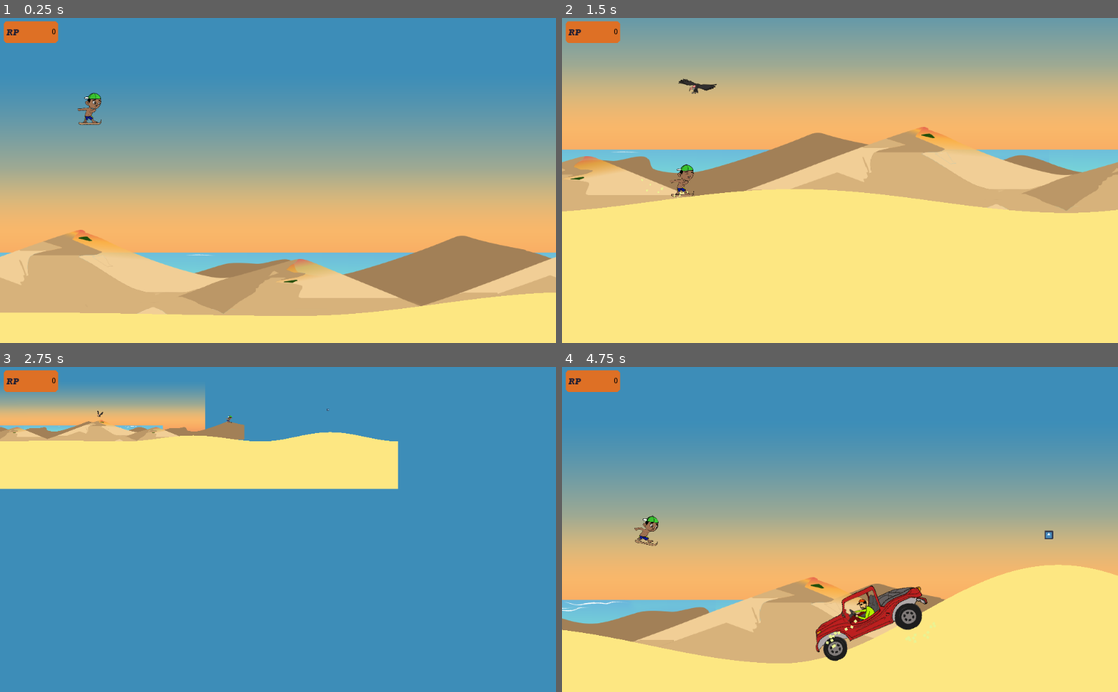
Above: before the commit, frames 1-4 (two rows, left to right).
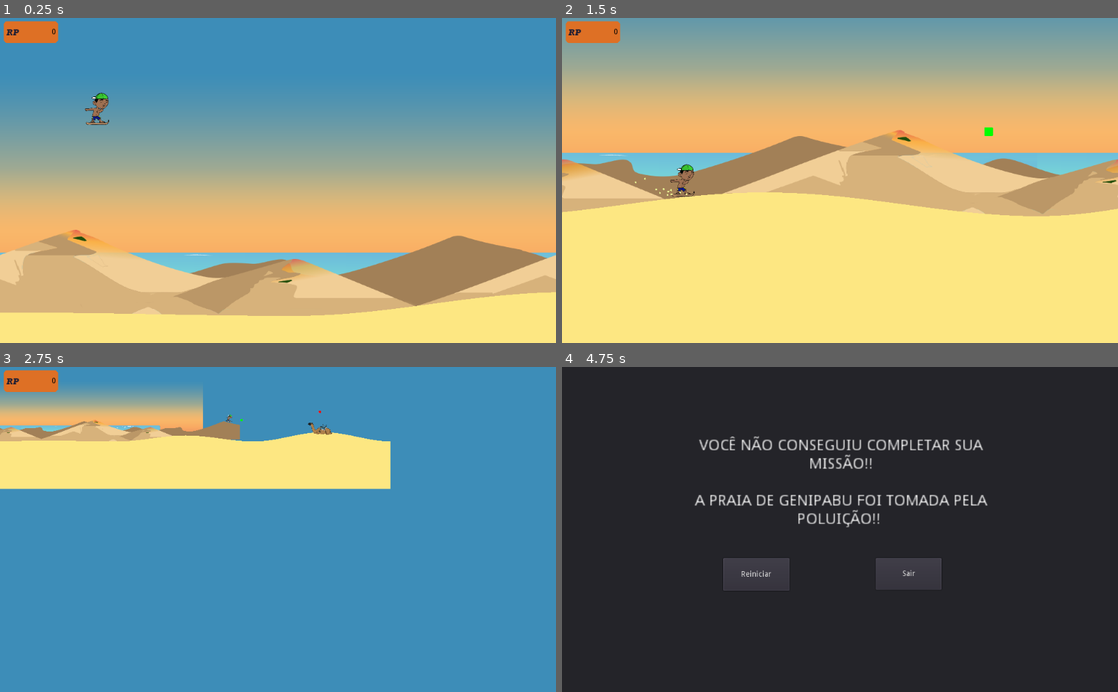
Above: after the commit, the same moments.

Repository: AlanVitorCosta/MotoresGame
Game: Godot game, scene res://scenes/World.tscn
Same seed, same stepped clock (60 frames per second), same inputs: the game is played once before the commit and once after it. The engine's default icon, where the game draws it, is replaced by a stand-in: a white triangle on a blue panel in a dark square. Sound files missing from this copy of the repository are replaced by a short silence.
Inputs:
- Up to frame 1 (0.25 s): no input
- Up to frame 2 (1.5 s): hold Z 0.53-1.28 s; hold Right (ui_right) from 0.53 s (still down); tap Up (ui_up) at 0.77 s; tap Z at 1.35 s
- Up to frame 3 (2.75 s): tap Up (ui_up) at 1.52 s; release Right (ui_right) at 2.03 s; hold Left (ui_left) from 2.03 s (still down); hold Z from 2.03 s (still down)
- Up to frame 4 (4.75 s): release Left (ui_left) at 2.78 s; release Z at 2.78 s; hold Right (ui_right) 2.78-4.28 s; tap Z at 2.85, 4.35 s; tap Up (ui_up) at 3.02, 3.77, 4.52 s; hold Z 3.53-4.28 s; hold Left (ui_left) from 4.28 s (still down)

The runs differ from the first frame. In frame 1, 1.8% of the frame differs, in the area x 0-100%, y 22-92%; in frame 2, 7.9%; in frame 3, 1.1%; in frame 4, 99%, in the area x 0-100%, y 0-100%.

Commit message:
Ajuste na posição dos coletaveis

Diff:
--- a/scenes/Bugueiro.tscn
+++ b/scenes/Bugueiro.tscn
@@ -75,7 +75,6 @@
 scale = Vector2( 0.9, 0.9 )
 frames = SubResource( 3 )
 animation = "Idle"
-frame = 1
 playing = true
 __meta__ = {
 "_edit_lock_": true
--- a/scenes/Coletavel.tscn
+++ b/scenes/Coletavel.tscn
@@ -1,11 +1,11 @@
-[gd_scene load_steps=6 format=2]
+[gd_scene load_steps=7 format=2]
 
 [ext_resource path="res://scripts/Coletavel.gd" type="Script" id=1]
 [ext_resource path="res://icon.png" type="Texture" id=2]
 [ext_resource path="res://sounds/345297__scrampunk__itemize.wav" type="AudioStream" id=3]
 
-[sub_resource type="CapsuleShape2D" id=1]
-radius = 23.8463
+[sub_resource type="RectangleShape2D" id=3]
+extents = Vector2( 8.14433, 313.92 )
 
 [sub_resource type="ParticlesMaterial" id=2]
 emission_shape = 1
@@ -19,15 +19,21 @@
 color = Color( 0.396078, 0.807843, 0.537255, 1 )
 hue_variation = -0.43
 
-[node name="Coletavel" type="Area2D"]
+[sub_resource type="CapsuleShape2D" id=4]
+radius = 35.6037
+height = 0.461029
+
+[node name="Coletavel" type="KinematicBody2D"]
 scale = Vector2( 0.25, 0.25 )
+collision_layer = 8
 script = ExtResource( 1 )
+
+[node name="Altura1" type="CollisionShape2D" parent="."]
+position = Vector2( -2.09743, 293.792 )
+shape = SubResource( 3 )
 
 [node name="Sprite" type="Sprite" parent="."]
 texture = ExtResource( 2 )
-
-[node name="CollisionShape2D" type="CollisionShape2D" parent="."]
-shape = SubResource( 1 )
 __meta__ = {
 "_edit_lock_": true
 }
@@ -47,5 +53,13 @@
 __meta__ = {
 "_edit_lock_": true
 }
-[connection signal="body_entered" from="." to="." method="_on_Coletavel_body_entered"]
+
+[node name="Position" type="Area2D" parent="."]
+
+[node name="CollisionShape2D" type="CollisionShape2D" parent="Position"]
+shape = SubResource( 4 )
+__meta__ = {
+"_edit_lock_": true
+}
 [connection signal="finished" from="colletableFx" to="." method="_on_colletableFx_finished"]
+[connection signal="body_entered" from="Position" to="." method="_on_Position_body_entered"]
--- a/scenes/Player.tscn
+++ b/scenes/Player.tscn
@@ -4,15 +4,15 @@
 [ext_resource path="res://scripts/GarbageCollector.gd" type="Script" id=2]
 [ext_resource path="res://sprites/Personagem/boyzaum.png" type="Texture" id=3]
 [ext_resource path="res://sprites/Personagem/boyzaum2.png" type="Texture" id=4]
-[ext_resource path="res://sprites/Personagem/abaixar.png" type="Texture" id=5]
-[ext_resource path="res://sprites/Personagem/pulo1.png" type="Texture" id=6]
-[ext_resource path="res://sprites/Personagem/pulo2.png" type="Texture" id=7]
-[ext_resource path="res://sprites/Personagem/pulo3.png" type="Texture" id=8]
-[ext_resource path="res://sprites/Personagem/pulo4.png" type="Texture" id=9]
-[ext_resource path="res://sprites/Personagem/pulo5.png" type="Texture" id=10]
-[ext_resource path="res://sprites/Personagem/cair1.png" type="Texture" id=11]
-[ext_resource path="res://sprites/Personagem/cair2.png" type="Texture" id=12]
-[ext_resource path="res://sprites/Personagem/cair3.png" type="Texture" id=13]
+[ext_resource path="res://sprites/Personagem/cair1.png" type="Texture" id=5]
+[ext_resource path="res://sprites/Personagem/cair2.png" type="Texture" id=6]
+[ext_resource path="res://sprites/Personagem/cair3.png" type="Texture" id=7]
+[ext_resource path="res://sprites/Personagem/abaixar.png" type="Texture" id=8]
+[ext_resource path="res://sprites/Personagem/pulo1.png" type="Texture" id=9]
+[ext_resource path="res://sprites/Personagem/pulo2.png" type="Texture" id=10]
+[ext_resource path="res://sprites/Personagem/pulo3.png" type="Texture" id=11]
+[ext_resource path="res://sprites/Personagem/pulo4.png" type="Texture" id=12]
+[ext_resource path="res://sprites/Personagem/pulo5.png" type="Texture" id=13]
 [ext_resource path="res://sounds/456373__felixyadomi__hop9.wav" type="AudioStream" id=14]
 [ext_resource path="res://sounds/hit_fall.wav" type="AudioStream" id=15]
 [ext_resource path="res://sounds/364999__saul92__arena-cayendo.wav" type="AudioStream" id=16]
@@ -31,20 +31,20 @@
 "name": "Idle",
 "speed": 2.5
 }, {
-"frames": [ ExtResource( 5 ) ],
+"frames": [ ExtResource( 5 ), ExtResource( 6 ), ExtResource( 7 ) ],
+"loop": false,
+"name": "Falling",
+"speed": 4.0
+}, {
+"frames": [ ExtResource( 8 ) ],
 "loop": false,
 "name": "Crouch",
 "speed": 5.0
 }, {
-"frames": [ ExtResource( 6 ), ExtResource( 7 ), ExtResource( 8 ), ExtResource( 9 ), ExtResource( 10 ) ],
+"frames": [ ExtResource( 9 ), ExtResource( 10 ), ExtResource( 11 ), ExtResource( 12 ), ExtResource( 13 ) ],
 "loop": false,
 "name": "Jump",
 "speed": 10.0
-}, {
-"frames": [ ExtResource( 11 ), ExtResource( 12 ), ExtResource( 13 ) ],
-"loop": false,
-"name": "Falling",
-"speed": 4.0
 } ]
 
 [sub_resource type="ParticlesMaterial" id=4]
@@ -52,6 +52,7 @@
 emission_sphere_radius = 10.0
 flag_disable_z = true
 gravity = Vector3( 0, 70, 0 )
+angular_velocity = 2.68542e-006
 orbit_velocity = 0.0
 orbit_velocity_random = 0.0
 damping = 10.0
@@ -94,6 +95,7 @@
 scale = Vector2( 0.5, 0.5 )
 frames = SubResource( 3 )
 animation = "Idle"
+frame = 3
 playing = true
 __meta__ = {
 "_edit_lock_": true
--- a/scenes/Urubu.tscn
+++ b/scenes/Urubu.tscn
@@ -52,7 +52,7 @@
 scale = Vector2( 0.8, 0.8 )
 frames = SubResource( 3 )
 animation = "Idle"
-frame = 2
+frame = 1
 playing = true
 __meta__ = {
 "_edit_lock_": true
--- a/scenes/World.tscn
+++ b/scenes/World.tscn
@@ -21,6 +21,7 @@
 position = Vector2( 526, 48 )
 
 [node name="ParallaxBackground" type="ParallaxBackground" parent="."]
+editor/display_folded = true
 
 [node name="BackGround" type="ParallaxLayer" parent="ParallaxBackground"]
 editor/display_folded = true
--- a/scripts/Coletavel.gd
+++ b/scripts/Coletavel.gd
@@ -1,4 +1,4 @@
-extends Area2D
+extends KinematicBody2D
 
 const RECICLAVEIS = {
 	'nothing': -1,
@@ -6,36 +6,37 @@
 	'lata': 1,
 	'plastico': 2
 }
+const GRAVITY = 10
 
+var velocity = Vector2()
 var points
 var itemID = RECICLAVEIS.nothing
 var spr_texture = preload("res://icon.png")
 var garrafa_texture = preload("res://icon.png")
 var lata_texture = preload("res://icon.png")
 var plastico_texture = preload("res://icon.png")
-
+var falling = true
 func _ready():
 	$Sprite.texture = spr_texture
 	if(itemID != RECICLAVEIS.nothing):
 		get_sprite_by_itemID(itemID)
 	pass
 
-func _on_Coletavel_body_entered(body):
-	if(body.get_name() == "Player"):
-		body.recycling_points = body.recycling_points + get_points_by_itemID(itemID)
-		print(body.recycling_points)
-		$Sprite.visible = false
-		$Particles2D.emitting = true
-		$colletableFx.play()
+func _physics_process(delta):
+	velocity.y += GRAVITY
+	move_and_collide(velocity * delta)
 	pass
 
 func get_sprite_by_itemID(itemID):
 	if itemID == RECICLAVEIS.garrafa:
 		$Sprite.texture = garrafa_texture
+		$Sprite.modulate = Color(255,0,0,1)
 	if itemID == RECICLAVEIS.lata:
 		$Sprite.texture = lata_texture
+		$Sprite.modulate = Color(0,255,0,1)
 	if itemID == RECICLAVEIS.plastico:
 		$Sprite.texture = plastico_texture
+		$Sprite.modulate = Color(0,0,255,1)
 	else:
 		return
 	pass
@@ -57,3 +58,11 @@
 func _on_colletableFx_finished():
 	if $Particles2D.emitting == false:
 		queue_free()
+
+func _on_Position_body_entered(body):
+	if(body.get_name() == "Player"):
+		body.recycling_points = body.recycling_points + get_points_by_itemID(itemID)
+		$Sprite.visible = false
+		$Particles2D.emitting = true
+		$colletableFx.play()
+	pass
--- a/scripts/Player.gd
+++ b/scripts/Player.gd
@@ -37,7 +37,7 @@
 		if anim == "Crouch":
 			velocity.x = SPEED
 	else:
-		velocity.x = 4*SPEED
+		velocity.x = 5*SPEED
 		if anim == "Crouch":
 			velocity.x = 2*SPEED
 
Not shown: 6 places in scenes/Bugueiro.tscn that only renumber resources
